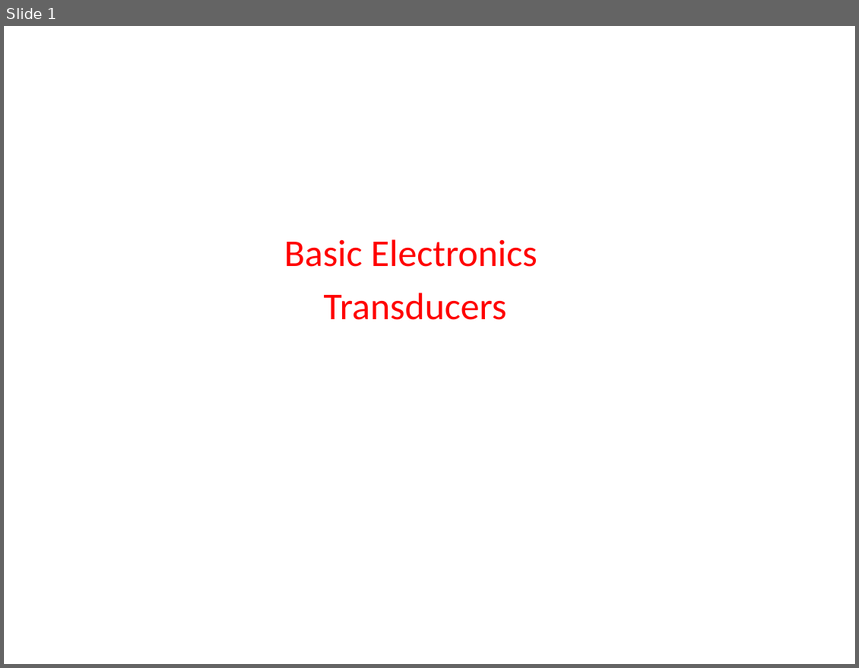
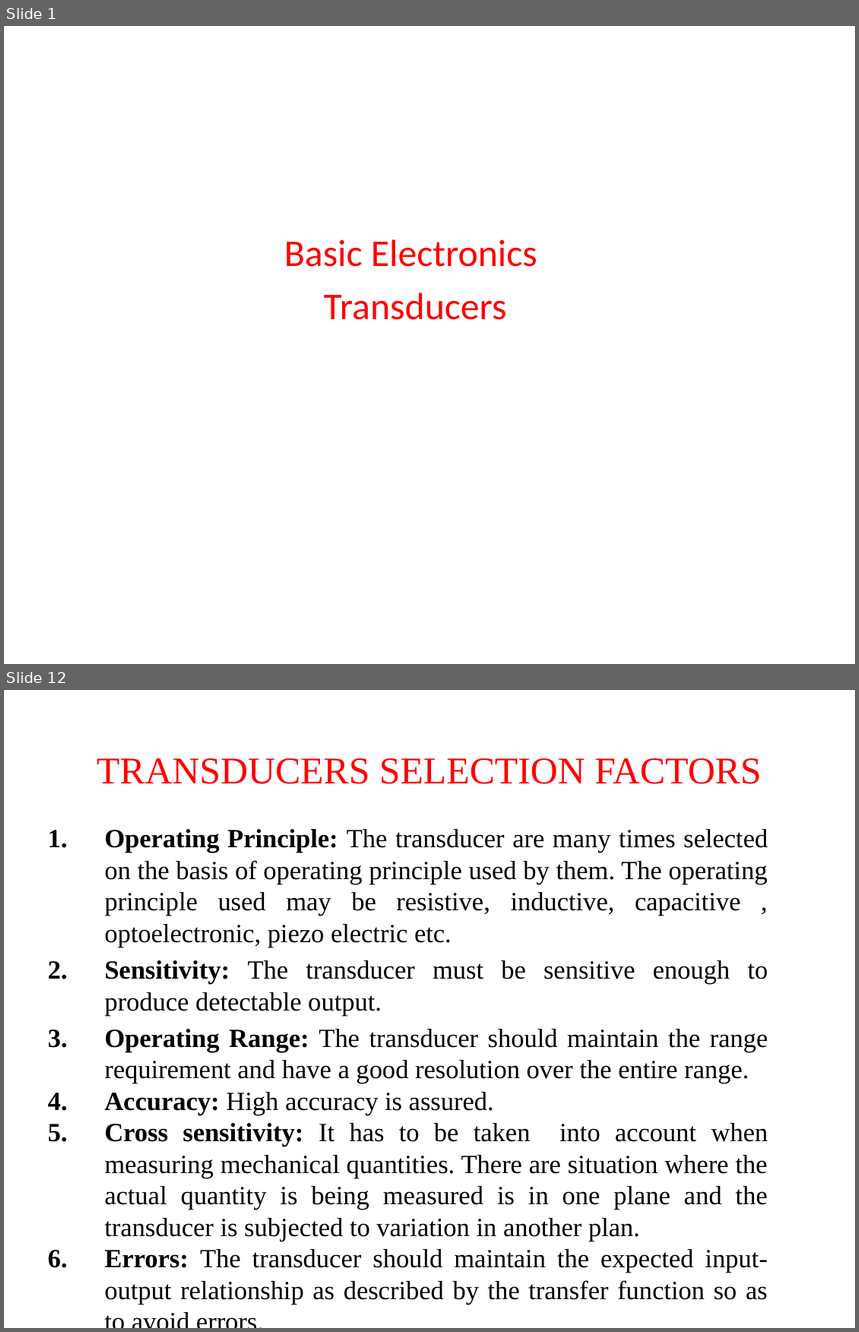
Before and after one commit to madhavirepe/Transducers, a slide deck: Transducers.pptx. Shown one above the other, each under a label of ours: slide 1 before the commit, slides 1 and 12 after it; the slides between them are not shown. The pictures are 859x668 and 859x1332 pixels, drawn with LibreOffice and Linux fonts; fonts in the diff are those of the drawing. Boxes give left, top, right and bottom in pixels: in the first picture for what was removed or moved away, otherwise in the second. Text is boxed around its words. In the diff, an @@ line names an element or a change of style, - is before the commit and + after.

```diff
--- a/Transducers.pptx
+++ b/Transducers.pptx
@@ slide 12 added at bbox=[4, 690, 855, 1328], background #FFFFFF @@
@@ title added at bbox=[97, 758, 762, 784], 32 pt, text #FF0000 @@
+TRANSDUCERS SELECTION FACTORS
@@ text added at bbox=[104, 829, 769, 1304], 22.2 pt, text #000000 @@
+1. Operating Principle: The transducer are many times selected on the basis of operating principle used by them. The operating principle used may be resistive, inductive, capacitive , optoelectronic, piezo electric etc.
+2. Sensitivity: The transducer must be sensitive enough to produce detectable output.
+3. Operating Range: The transducer should maintain the range requirement and have a good resolution over the entire range.
+4. Accuracy: High accuracy is assured.
+5. Cross sensitivity: It has to be taken into account when measuring mechanical quantities. There are situation where the actual quantity is being measured is in one plane and the transducer is subjected to variation in another plan.
+6. Errors: The transducer should maintain the expected input-output relationship as described by the transfer function so as to avoid errors.
```
Also in this commit, not shown: 21 other slides added.
